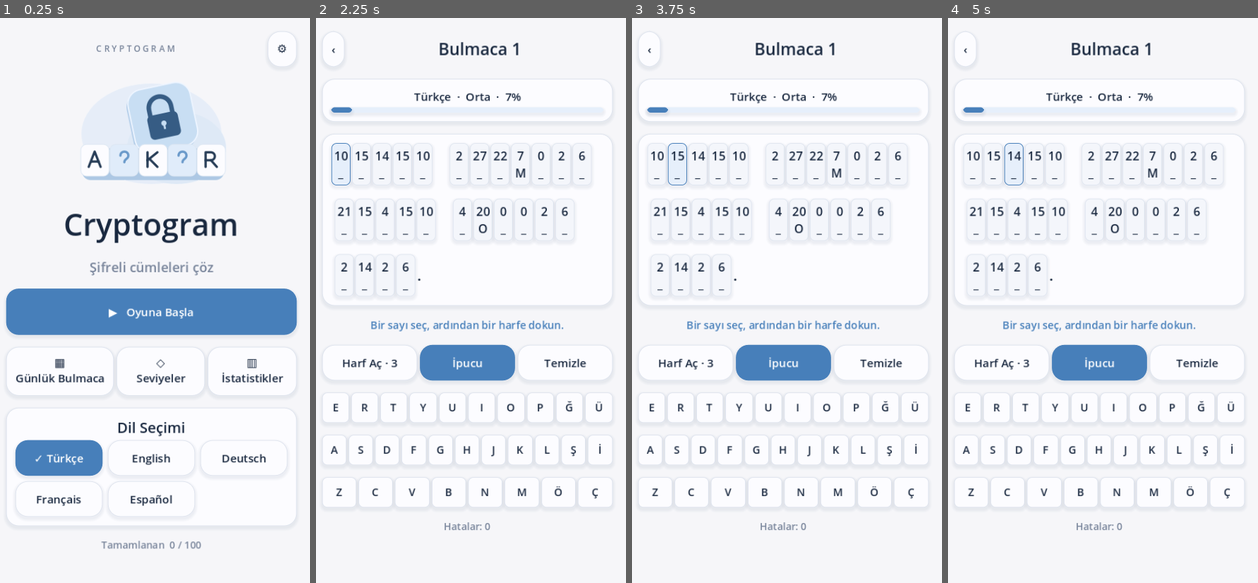
Above: before the commit, frames 1-4 (left to right).
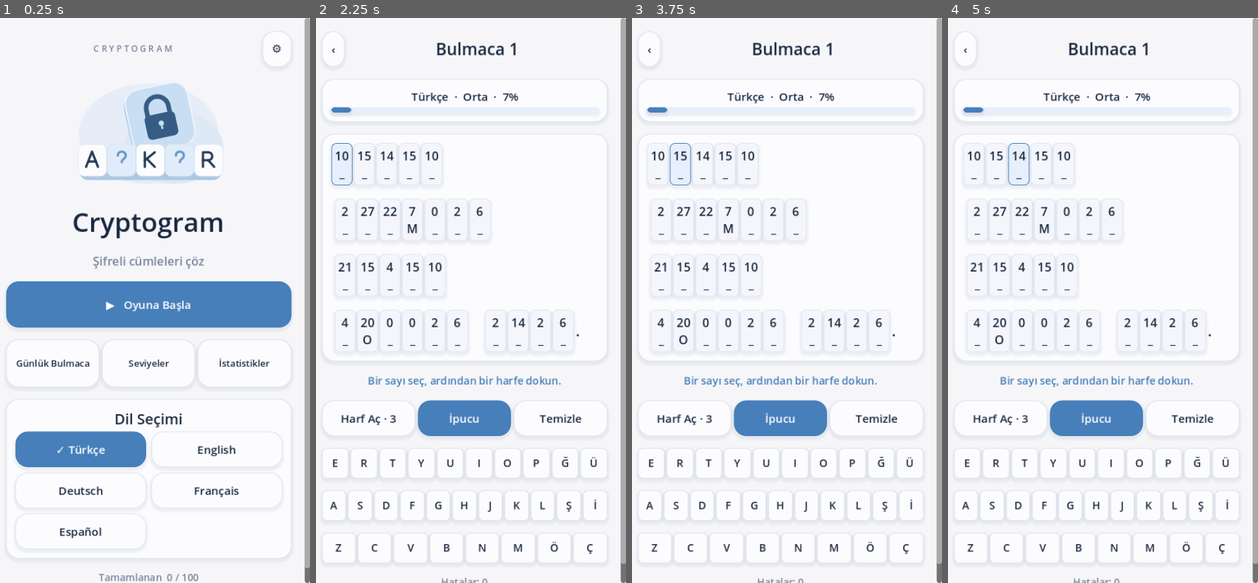
Above: after the commit, the same moments.

Repository: mehtapkirkgoz/cryptogram-mobile
Game: Godot game, scene res://scenes/main.tscn
Two runs of this game, one before a commit and one after it. Both use one fixed random seed, a clock stepped at 60 frames per second and the inputs below.
Inputs:
- Up to frame 1 (0.25 s): no input
- Up to frame 2 (2.25 s): click "▶ Oyuna Başla" at 0.5 s; click "‹" at 1.25 s; click "▶ Oyuna Başla" at 2 s
- Up to frame 3 (3.75 s): click "10 _" at 2.75 s; click "15 _" at 3.5 s
- Up to frame 4 (5 s): click "14 _" at 4.25 s

The runs differ from the first frame. In frame 1, 13% of the frame differs, in the area x 1-100%, y 0-100%; in frame 2, 13%; in frame 3, 13%; in frame 4, 13%.

Commit message:
Improve spacing and touch targets on small screens

Diff:
--- a/scripts/main.gd
+++ b/scripts/main.gd
@@ -110,19 +110,20 @@
 	emblem.stretch_mode = TextureRect.STRETCH_KEEP_ASPECT_CENTERED
 	emblem.custom_minimum_size.y = 170
 	body.add_child(emblem)
-	label_at(body, "Cryptogram", 46)
-	label_at(body, tr_text("tagline"), 20, MUTED)
+	label_at(body, "Cryptogram", 40)
+	label_at(body, tr_text("tagline"), 18, MUTED)
 	var completed: Array = Progress.state().completed
 	var index := mini(completed.size(), Languages.puzzles().size() - 1)
 	button_at(body, "▶   " + tr_text("play"), func(): begin_play(index), true).custom_minimum_size.y = 70
 	var shortcuts := row(body)
-	button_at(shortcuts, "▦\n" + tr_text("daily"), start_daily)
-	button_at(shortcuts, "◇\n" + tr_text("levels"), levels)
-	button_at(shortcuts, "▥\n" + tr_text("stats"), stats)
+	for item in [[tr_text("daily"), start_daily], [tr_text("levels"), levels], [tr_text("stats"), stats]]:
+		var shortcut := button_at(shortcuts, item[0], item[1])
+		shortcut.custom_minimum_size.y = 72
+		shortcut.add_theme_font_size_override("font_size", 14)
 	var language_card := panel(body)
 	label_at(language_card, tr_text("language"), 22)
 	var grid := GridContainer.new()
-	grid.columns = 3
+	grid.columns = 2
 	grid.add_theme_constant_override("h_separation", 8)
 	grid.add_theme_constant_override("v_separation", 8)
 	language_card.add_child(grid)
@@ -282,7 +283,7 @@
 				cell.add_theme_color_override("font_color", Color("c53c50"))
 				cell.add_theme_color_override("font_hover_color", Color("c53c50"))
 				cell.add_theme_color_override("font_pressed_color", Color("c53c50"))
-			cell.custom_minimum_size = Vector2(29, 64)
+			cell.custom_minimum_size = Vector2(32, 64)
 			cell.add_theme_font_size_override("font_size", 18)
 			var style := box(PALE if cell_index == game.selected else Color("f4f6fb"), BLUE if cell_index == game.selected else Color("e0e6f0"))
 			style.set_content_margin_all(2)
